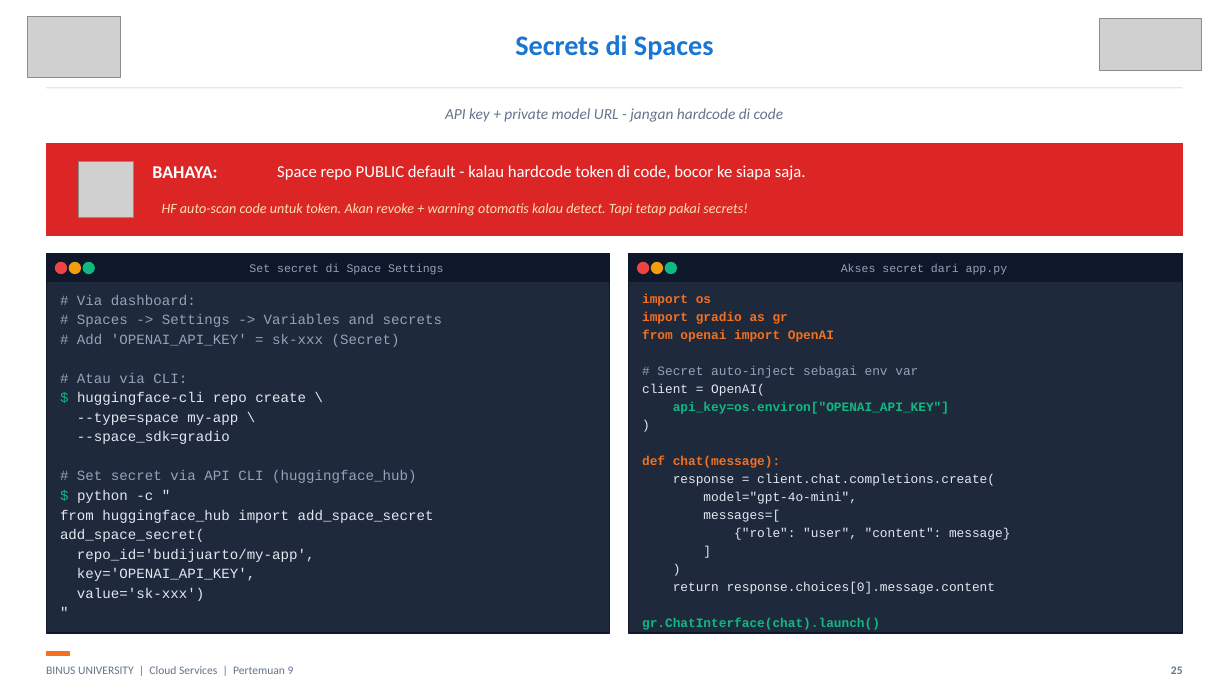
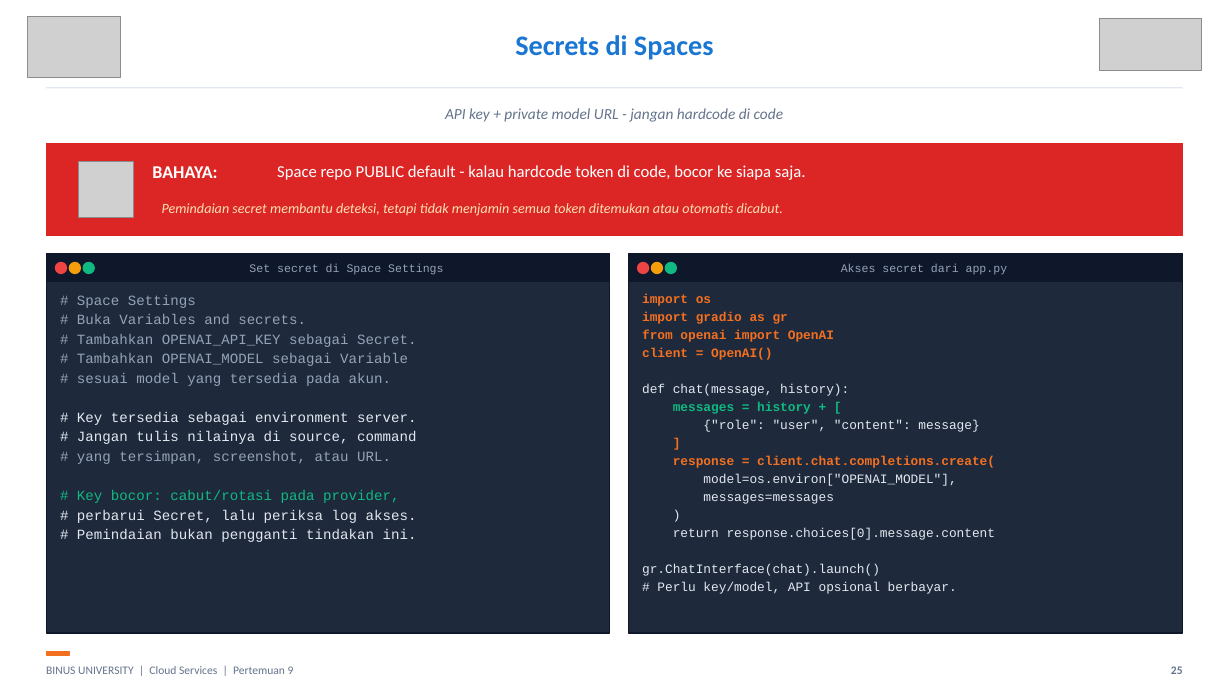
Before and after one commit to SeedFlora/meet9CloudService, a slide deck: slide 25 of slides/Teori_Pertemuan_09.pptx. Drawn at 1232x693 pixels with LibreOffice and Linux fonts; fonts in the diff are those of the drawing; grey boxes stand for pictures. Boxes give left, top, right and bottom in pixels: in the first picture for what was removed or moved away, otherwise in the second. Text is boxed around its words. In the diff, an @@ line names an element or a change of style, - is before the commit and + after.

```diff
--- a/slides/Teori_Pertemuan_09.pptx
+++ b/slides/Teori_Pertemuan_09.pptx
@@ text at [162,203,783,216]: text changed @@
-HF auto-scan code untuk token. Akan revoke + warning otomatis kalau detect. Tapi tetap pakai secrets!
+Pemindaian secret membantu deteksi, tetapi tidak menjamin semua token ditemukan atau otomatis dicabut.
@@ text at [77,295,417,542]: text changed; text colour #E2E8F0 to #94A3B8 @@
-# Via dashboard:
-# Spaces -> Settings -> Variables and secrets
-# Add 'OPENAI_API_KEY' = sk-xxx (Secret)
-# Atau via CLI:
-$ huggingface-cli repo create \
---type=space my-app \
---space_sdk=gradio
-# Set secret via API CLI (huggingface_hub)
-$ python -c "
-from huggingface_hub import add_space_secret
-add_space_secret(
-repo_id='budijuarto/my-app',
-key='OPENAI_API_KEY',
-value='sk-xxx')
-"
+# Space Settings
+# Buka Variables and secrets.
+# Tambahkan OPENAI_API_KEY sebagai Secret.
+# Tambahkan OPENAI_MODEL sebagai Variable
+# sesuai model yang tersedia pada akun.
+# Key tersedia sebagai environment server.
+# Jangan tulis nilainya di source, command
+# yang tersimpan, screenshot, atau URL.
+# Key bocor: cabut/rotasi pada provider,
+# perbarui Secret, lalu periksa log akses.
+# Pemindaian bukan pengganti tindakan ini.
@@ text at [642,348,849,414]: text changed; bold on @@
-# Secret auto-inject sebagai env var
-client = OpenAI(
-api_key=os.environ["OPENAI_API_KEY"]
-)
-def chat(message):
-response = client.chat.completions.create(
-model="gpt-4o-mini",
-messages=[
+client = OpenAI()
+def chat(message, history):
+messages = history + [
@@ text at [673,456,995,504]: paragraphs added @@
+response = client.chat.completions.create(
+model=os.environ["OPENAI_MODEL"],
+messages=messages
@@ text at [642,564,880,576]: text colour #E2E8F0 to #F37021, bold on in "]"; text colour #10B981 to #E2E8F0, bold off in "gr.ChatInterface(chat).launch()" @@
@@ text at [657,582,957,594]: paragraph added @@
+# Perlu key/model, API opsional berbayar.
```
Also in this commit, not shown: 7 other slides changed, 5 other files.
